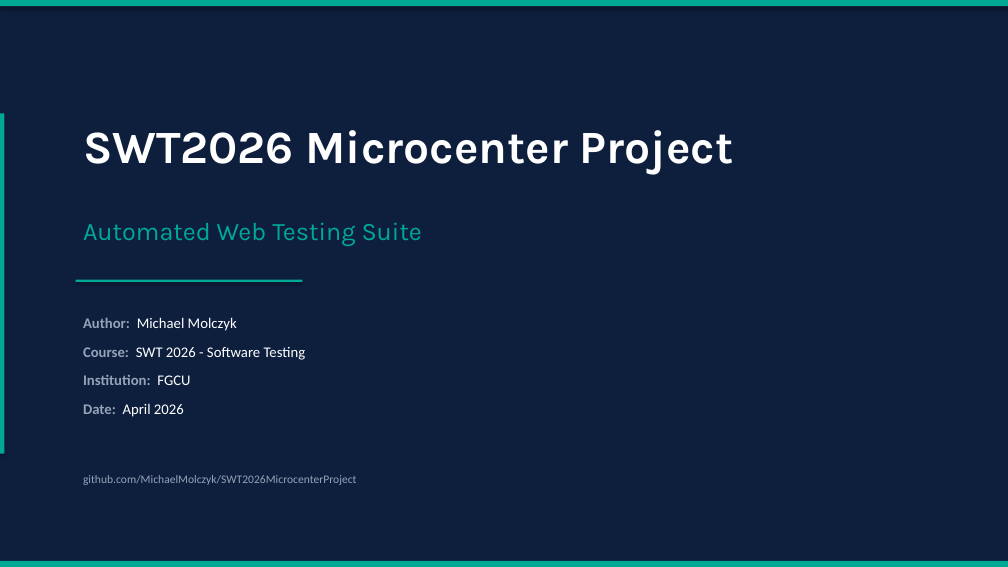
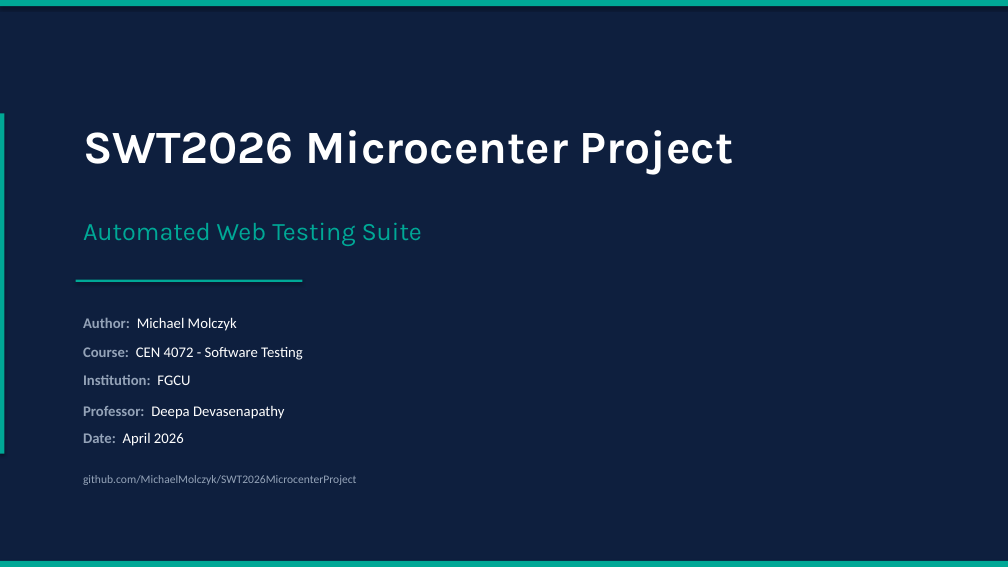
Before and after one commit to MichaelMolczyk/SWT2026MicrocenterProject, a slide deck: slide 1 of SWT2026_Project_Overview_v3.pptx. Drawn at 1008x567 pixels with LibreOffice and Linux fonts; fonts in the diff are those of the drawing. Boxes give left, top, right and bottom in pixels: in the first picture for what was removed or moved away, otherwise in the second. Text is boxed around its words. In the diff, an @@ line names an element or a change of style, - is before the commit and + after.

Commit message:
updated  1st slide

```diff
--- a/SWT2026_Project_Overview_v3.pptx
+++ b/SWT2026_Project_Overview_v3.pptx
@@ text at [83, 347, 303, 360]: text changed @@
-Course: SWT 2026 - Software Testing
+Course: CEN 4072 - Software Testing
@@ text added at [83, 406, 284, 419], 14 pt, text #FFFFFF @@
+Professor: Deepa Devasenapathy
@@ text "Date: April 2026": place and size @@
-text "Date: April 2026" at [83, 404, 184, 417]
+text "Date: April 2026" at [83, 433, 184, 446]
```
